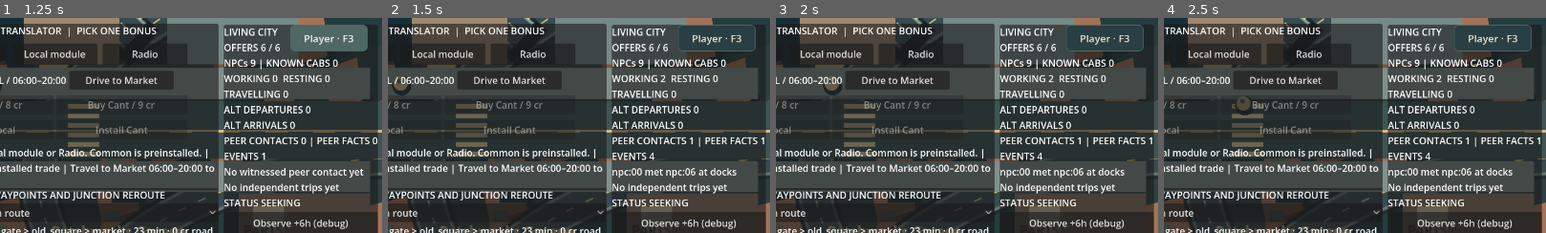
Above: before the commit, frames 1-4 (left to right).
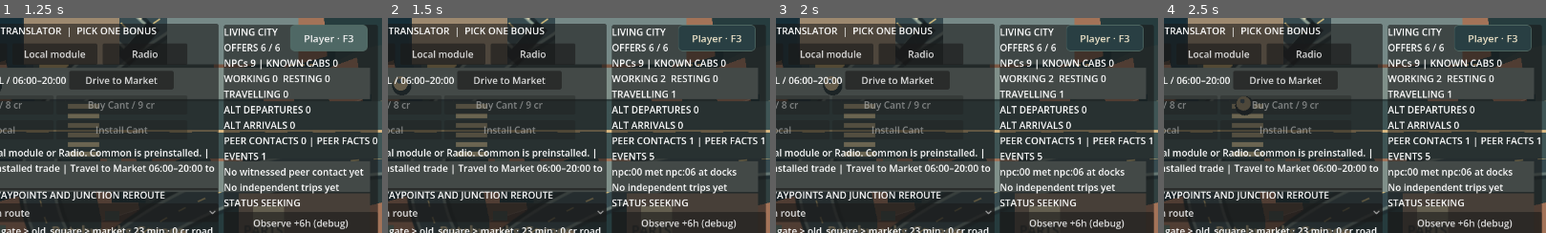
Above: after the commit, the same moments.

Repository: MohamedXIV/outsider-driver-2d
Game: Godot game, scene res://scenes/sandbox.tscn
The game is run twice, just before and just after one commit, with the same random seed, the same clock (stepped at 60 frames per second) and the same inputs.
Inputs:
- Up to frame 1 (1.25 s): click "Debug · F3" at 0.5 s
- Up to frame 2 (1.5 s): click "Wait +20 minutes" at 1.25 s
- Up to frame 3 (2 s): no input
- Up to frame 4 (2.5 s): click "Load World" at 2 s
The pictures show only the part of the screen within x 50-100%, y 1-51%; the shares and areas given below are measured in that part.

Frame 1 is identical in both runs. In frame 2, less than 0.1% of the frame differs, in the area x 68-76%, y 33-67%; in frame 3, less than 0.1%; in frame 4, less than 0.1%.

Commit message:
feat: world-owned offscreen pedestrian handoff and deterministic street reactivation

Diff:
--- a/scripts/sandbox/sandbox_city_view.gd
+++ b/scripts/sandbox/sandbox_city_view.gd
@@ -6,6 +6,7 @@
 var world: SandboxWorld
 var preview_nodes: Array[String] = []
 var visual_fraction: float = 0.0
+var local_active_npc_id: String = ""
 var reduced_motion: bool = false
 var ui_rtl: bool = false
 var _heading: float = 0.0
@@ -164,7 +165,8 @@
 func _draw_people(canvas: Node2D, elevated: bool) -> void:
 	for npc in world.residents:
 		if not str(npc.get("taxi_offer","")).is_empty(): continue
-		if not npc.get("local_pedestrian_trip", {}).is_empty(): continue
+		if str(npc.get("id",""))==local_active_npc_id \
+				or npc.get("local_pedestrian_trip",{}).get("status","")=="offscreen": continue
 		var pos: Vector3 = world.npc_position(npc,visual_fraction)
 		if (pos.y>0) != elevated: continue
 		var p: Vector2 = project(pos)+Vector2(15,12)
--- a/scripts/sandbox/sandbox_local_pedestrian_trip.gd
+++ b/scripts/sandbox/sandbox_local_pedestrian_trip.gd
@@ -11,7 +11,7 @@
 	# first passenger, duplicate actor, or synthetic extra simulation person.
 	for npc in world.residents:
 		var active: Dictionary = npc.get("local_pedestrian_trip", {})
-		if active.get("site", "") == PATCHWORKS_PARTS and active.get("status", "") in ["walking", "arrived"]:
+		if active.get("site", "") == PATCHWORKS_PARTS and active.get("status", "") in ["walking", "offscreen"]:
 			return str(npc["id"])
 	for npc in world.residents:
 		if str(npc.get("location", "")) != "garage" or str(npc.get("activity", "")) != "available":
@@ -49,12 +49,60 @@
 	world._record("local_pedestrian_departed", npc_id, {"from": "garage", "site": site})
 	return true
 
+
+# When the player leaves a loaded neighborhood, the native actor is removed.
+# The world keeps the resident's one real trip and a timestamped progress
+# anchor; distant travel requires no per-frame physics or extra NPC instance.
+static func handoff(world: SandboxWorld, npc_id: String, progress: float) -> bool:
+	var npc: Dictionary=world.resident(npc_id)
+	var trip: Dictionary=npc.get("local_pedestrian_trip",{})
+	if trip.get("status","")!="walking" or not is_finite(progress) \
+			or progress<0.0 or progress>=1.0:
+		return false
+	trip["status"]="offscreen"
+	trip["handoff_minute"]=world.minute
+	trip["handoff_progress"]=snappedf(progress,0.000001)
+	npc["local_pedestrian_trip"]=trip
+	world._record("local_pedestrian_handoff",npc_id,{"site":PATCHWORKS_PARTS,
+			"progress":trip["handoff_progress"]})
+	return true
+
+static func offscreen_progress(world: SandboxWorld, npc_id: String) -> float:
+	var trip: Dictionary=world.resident(npc_id).get("local_pedestrian_trip",{})
+	if trip.get("status","")!="offscreen":
+		return -1.0
+	var seconds_as_minutes: float=float(world.minute-int(trip["handoff_minute"]))
+	return clampf(float(trip["handoff_progress"]) + seconds_as_minutes / \
+			SandboxStreetModule.OFFSCREEN_MINUTES,0.0,1.0)
+
+static func resume(world: SandboxWorld, npc_id: String) -> float:
+	var npc: Dictionary=world.resident(npc_id)
+	var trip: Dictionary=npc.get("local_pedestrian_trip",{})
+	if trip.get("status","")!="offscreen":
+		return -1.0
+	var progress: float=offscreen_progress(world,npc_id)
+	if progress>=1.0:
+		arrive(world,npc_id,PATCHWORKS_PARTS)
+		return -1.0
+	trip["status"]="walking"
+	npc["local_pedestrian_trip"]=trip
+	world._record("local_pedestrian_resumed",npc_id,{"site":PATCHWORKS_PARTS,
+			"progress":snappedf(progress,0.000001)})
+	return progress
+
+static func advance_offscreen(world: SandboxWorld) -> void:
+	# Deterministic coarse completion, independent of native frame timings.
+	for npc in world.residents:
+		if npc.get("local_pedestrian_trip",{}).get("status","")=="offscreen" \
+				and offscreen_progress(world,str(npc["id"]))>=1.0:
+			arrive(world,str(npc["id"]),PATCHWORKS_PARTS)
+
 static func arrive(world: SandboxWorld, npc_id: String, site: String) -> bool:
 	var npc: Dictionary = world.resident(npc_id)
 	if npc.is_empty():
 		return false
 	var trip: Dictionary = npc.get("local_pedestrian_trip", {})
-	if trip.get("site", "") != site or trip.get("status", "") != "walking":
+	if trip.get("site", "") != site or not ["walking", "offscreen"].has(trip.get("status", "")):
 		return false
 	# This counter is a local site inside the garage's coarse world location.
 	# It does not teleport an NPC between dispatch/region graph nodes.
@@ -65,43 +113,66 @@
 	return true
 
 static func valid_history(npc: Dictionary, events: Array, minute: int) -> bool:
-	var trip: Variant = npc.get("local_pedestrian_trip", {})
+	var trip: Variant=npc.get("local_pedestrian_trip",{})
 	if not (trip is Dictionary):
 		return false
+	var state: String=""
+	var began: int=-1
+	var handed_off: int=-1
+	var last_progress: float=0.0
+	var arrival_at: int=-1
+	for evt in events:
+		if evt.get("subject","") != npc.get("id",""):
+			continue
+		var kind: String=str(evt.get("kind",""))
+		if not kind.begins_with("local_pedestrian_"):
+			continue
+		if evt.get("detail",{}).get("site","")!=PATCHWORKS_PARTS:
+			return false
+		var when: int=int(evt.get("minute",-1))
+		if when>minute:
+			return false
+		match kind:
+			"local_pedestrian_departed":
+				if state!="" or evt.get("detail",{}).get("from","")!="garage":
+					return false
+				state="walking"
+				began=when
+			"local_pedestrian_handoff":
+				var phase: Variant=evt.get("detail",{}).get("progress",null)
+				if state!="walking" or not (phase is float or phase is int) \
+						or not is_finite(float(phase)) or float(phase)<0.0 or float(phase)>=1.0:
+					return false
+				state="offscreen"
+				handed_off=when
+				last_progress=float(phase)
+			"local_pedestrian_resumed":
+				var resumed: Variant=evt.get("detail",{}).get("progress",null)
+				if state!="offscreen" or not (resumed is float or resumed is int) \
+						or not is_finite(float(resumed)) or float(resumed)<last_progress or float(resumed)>=1.0:
+					return false
+				state="walking"
+			"local_pedestrian_arrived":
+				if not ["walking","offscreen"].has(state) or arrival_at>=0:
+					return false
+				state="arrived"
+				arrival_at=when
+			_:
+				return false
 	if trip.is_empty():
-		return true
-	if trip.get("site", "") != PATCHWORKS_PARTS or not ["walking", "arrived"].has(trip.get("status", "")):
+		return state==""
+	if state!=trip.get("status","") or trip.get("site","")!=PATCHWORKS_PARTS \
+			or began!=int(trip.get("started",-1)) or began<SandboxWorld.START_MINUTE:
 		return false
-	var started: int = int(trip.get("started", -1))
-	if started < SandboxWorld.START_MINUTE or started > minute:
+	if state=="offscreen":
+		if handed_off!=int(trip.get("handoff_minute",-1)) or handed_off<began:
+			return false
+		var progress: Variant=trip.get("handoff_progress",null)
+		if not (progress is float or progress is int) or not is_finite(float(progress)) \
+				or not is_equal_approx(float(progress),last_progress):
+			return false
+	if state=="walking" and (npc.get("location","")!="garage" \
+			or not str(npc.get("taxi_offer","")).is_empty()):
 		return false
-	if trip.get("status") == "walking" and (npc.get("location", "") != "garage" or \
-			not str(npc.get("taxi_offer", "")).is_empty()):
-		return false
-	var departures: int = 0
-	var arrivals: int = 0
-	for event in events:
-		if event.get("subject", "") != npc.get("id", ""):
-			continue
-		if event.get("kind", "") == "local_pedestrian_departed":
-			if event.get("detail", {}).get("site", "") != PATCHWORKS_PARTS \
-					or event.get("detail", {}).get("from", "") != "garage" \
-					or int(event.get("minute", -1)) != started:
-				return false
-			departures += 1
-		elif event.get("kind", "") == "local_pedestrian_arrived":
-			if event.get("detail", {}).get("site", "") != PATCHWORKS_PARTS:
-				return false
-			arrivals += 1
-	if departures != 1:
-		return false
-	if trip.get("status") == "walking":
-		return arrivals == 0
-	var arrived: int = int(trip.get("arrived", -1))
-	if arrived < started or arrived > minute or arrivals != 1:
-		return false
-	for event in events:
-		if event.get("subject", "") == npc.get("id", "") and event.get("kind", "") == "local_pedestrian_arrived" \
-				and int(event.get("minute", -1)) == arrived:
-			return true
-	return false
+	return (state!="arrived" and arrival_at<0) or (state=="arrived" \
+			and arrival_at==int(trip.get("arrived",-1)) and arrival_at>=began)
--- a/scripts/sandbox/sandbox_main.gd
+++ b/scripts/sandbox/sandbox_main.gd
@@ -159,7 +159,7 @@
 	# fraction belongs to presentation time, NOT the player's travel state.
 	_city.visual_fraction = clampf(_elapsed / REAL_SECONDS_PER_STEP, 0.0, 1.0)
 	_city.queue_redraw()
-	_ensure_local_pedestrian()
+	_sync_local_pedestrian()
 
 
 func _on_meeting_selected(index: int) -> void:
@@ -467,23 +467,47 @@
 
 # Local native Godot navigation runs only for a genuine resident in the garage
 # vicinity. It is one shared world, not an alternate passenger simulator.
-func _ensure_local_pedestrian() -> void:
+func _sync_local_pedestrian() -> void:
+	var visible_neighborhood: bool=_world.player_district=="garage" and not _world.is_travelling()
+	if not visible_neighborhood:
+		if _street_pilot != null:
+			if not _street_pilot.world_reported_arrival:
+				var phase: float=SandboxStreetModule.progress_of(_street_pilot.pedestrian.position)
+				if SandboxLocalPedestrianTrip.handoff(_world,_street_pilot.walking_npc_id,phase):
+					_street_restore_state.clear()
+			_street_pilot.queue_free()
+			_street_pilot=null
+			_city.local_active_npc_id=""
+		return
 	if _street_pilot != null:
 		return
-	if _world.player_district != "garage" or _world.is_travelling():
-		return
-	var npc_id: String = SandboxLocalPedestrianTrip.candidate(_world)
+	var npc_id: String=SandboxLocalPedestrianTrip.candidate(_world)
 	if npc_id.is_empty():
 		return
-	var local: SandboxStreetPilot = SandboxStreetPilot.new()
-	local.name = "PatchworksStreetTraffic"
-	local.embedded = true
-	local.world = _world
-	local.walking_npc_id = npc_id
-	local.resume_state = _street_restore_state.duplicate(true)
-	local.position = SandboxCityView.project(SandboxRoads.map_position("garage")) - Vector2(320.0,480.0)
-	local.z_index = 5
-	_street_pilot = local
+	var trip: Dictionary=_world.resident(npc_id).get("local_pedestrian_trip",{})
+	if trip.get("status","")=="offscreen":
+		var phase: float=SandboxLocalPedestrianTrip.resume(_world,npc_id)
+		if phase<0.0:
+			return
+		_street_restore_state={
+			"npc_id":npc_id,
+			"pedestrian_x":SandboxStreetModule.position_at(phase).x,
+			"pedestrian_y":SandboxStreetModule.position_at(phase).y,
+			"car_x":SandboxStreetModule.VEHICLE_START.x,
+			"car_y":SandboxStreetModule.VEHICLE_START.y,
+			"crossing_reserved":SandboxStreetModule.crossing_started(phase),
+			"crossing_completed":SandboxStreetModule.crossing_finished(phase),
+			"did_arrive":false}
+	var local: SandboxStreetPilot=SandboxStreetPilot.new()
+	local.name="PatchworksStreetTraffic"
+	local.embedded=true
+	local.world=_world
+	local.walking_npc_id=npc_id
+	local.resume_state=_street_restore_state.duplicate(true)
+	local.position=SandboxCityView.project(SandboxRoads.map_position("garage"))-Vector2(320.0,480.0)
+	local.z_index=5
+	_street_pilot=local
+	_city.local_active_npc_id=npc_id
 	add_child(local)
 	_street_restore_state.clear()
 
@@ -492,6 +516,7 @@
 		_street_pilot.queue_free()
 		_street_pilot = null
 	_street_restore_state.clear()
+	_city.local_active_npc_id=""
 
 
 func _on_new_seed() -> void:
@@ -551,7 +576,7 @@
 	_last_outcome = ""
 	_notice_text = "World, NPC and live dialogue restored."
 	_render()
-	_ensure_local_pedestrian()
+	_sync_local_pedestrian()
 	_refresh_web_hitboxes_after_layout()
 
 
--- a/scripts/sandbox/sandbox_population.gd
+++ b/scripts/sandbox/sandbox_population.gd
@@ -66,7 +66,8 @@
 	var hour: int = (minute % 1440) / 60
 	for npc in residents:
 		var next_activity: String = "available"
-		if int(npc["transit_until"]) > 0 or not str(npc.get("taxi_offer", "")).is_empty():
+		if int(npc["transit_until"]) > 0 or not str(npc.get("taxi_offer", "")).is_empty() \
+				or npc.get("local_pedestrian_trip",{}).get("status","") in ["walking","offscreen"]:
 			next_activity = "travelling"
 		elif (hour >= 22 or hour < 6) and str(npc["location"]) == str(npc["home"]):
 			next_activity = "resting"
--- a/scripts/sandbox/sandbox_world.gd
+++ b/scripts/sandbox/sandbox_world.gd
@@ -226,6 +226,7 @@
 		return false
 	for i in range(minutes / STEP_MINUTES):
 		minute += STEP_MINUTES
+		SandboxLocalPedestrianTrip.advance_offscreen(self)
 		if minute % 10 == 0:
 			_record_changes(SandboxPopulation.step(residents, minute))
 		_record_changes(SandboxAutonomy.finish_arrivals(residents, minute))
